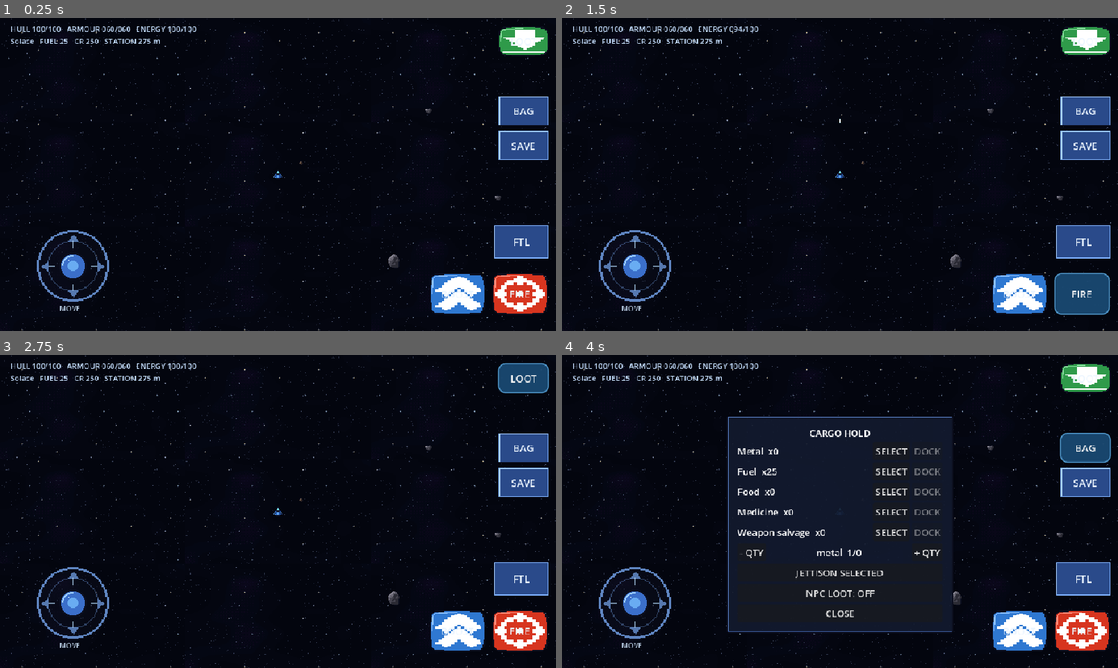
Above: before the commit, frames 1-4 (two rows, left to right).
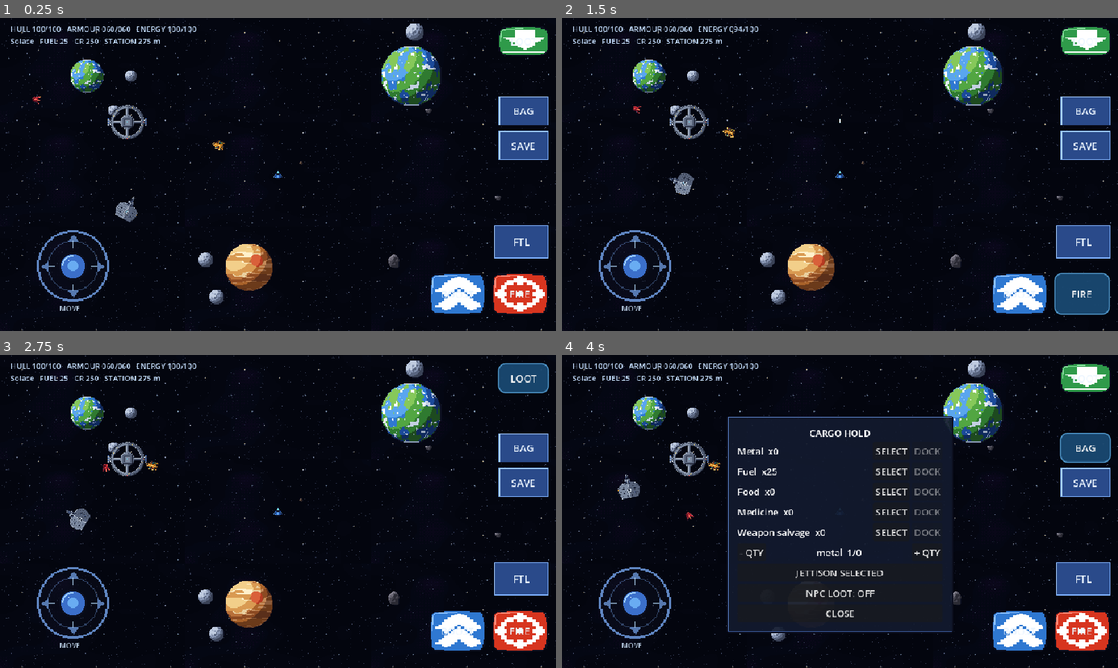
Above: after the commit, the same moments.

Repository: DARTVADER1-DROID/Star-Forge
Game: Godot game, scene res://scenes/main.tscn
Two runs of this game, one before a commit and one after it. Both use one fixed random seed, a clock stepped at 60 frames per second and the inputs below.
Inputs:
- Up to frame 1 (0.25 s): no input
- Up to frame 2 (1.5 s): click "BOOST" at 0.5 s; click "FIRE" at 1.25 s
- Up to frame 3 (2.75 s): click "LOOT" at 2 s
- Up to frame 4 (4 s): click "FTL" at 2.75 s; click "BAG" at 3.5 s

The runs differ from the first frame. In frame 1, 4.1% of the frame differs, in the area x 5-80%, y 1-92%; in frame 2, 4.1%; in frame 3, 4.1%; in frame 4, 2.9%.
Error before the commit: Invalid assignment of property or key 'texture_name' with value of type 'String' on a base object of type 'StaticBody2D (PlanetBody)'. (res://scripts/world/sys…

Commit message:
Use shared data-driven celestial definitions in gameplay and maps

Diff:
--- a/scripts/ui/system_map.gd
+++ b/scripts/ui/system_map.gd
@@ -31,21 +31,20 @@
 
 func _rebuild_body_points() -> void:
     _body_points.clear()
-    var station_data: Array = definition.get("station_position",[480,270])
-    _body_points["STATION"] = Vector2(float(station_data[0]),float(station_data[1]))
-    var planet_count := int(definition.get("planet_count",2))
-    var moon_count := int(definition.get("moon_count",0))
-    var planets: Array[Vector2] = []
-    for index in range(planet_count):
-        var point := Vector2(150.0+float(index)*280.0,100.0+float(index%2)*330.0)
-        planets.append(point)
-        _body_points["PLANET %d" % (index+1)] = point
-    for moon_index in range(moon_count):
-        if planets.is_empty():
-            break
-        var parent: Vector2 = planets[moon_index % planets.size()]
-        var angle := float(moon_index)*2.399
-        _body_points["MOON %d" % (moon_index+1)] = parent+Vector2(cos(angle),sin(angle))*76.0
+    _body_points["STATION"] = SystemLayout.station_position(definition)
+    for planet_data: Dictionary in SystemLayout.planet_definitions(definition):
+        var planet_name := str(planet_data.get("name",planet_data.get("id","PLANET")))
+        var planet_position := _read_position(planet_data.get("position",[480,270]))
+        _body_points[planet_name] = planet_position
+        for moon_data: Variant in planet_data.get("moons",[]):
+            if moon_data is Dictionary:
+                var moon_name := str(moon_data.get("name",moon_data.get("id","MOON")))
+                _body_points[moon_name] = planet_position+_read_position(moon_data.get("offset",[76,0]))
+
+static func _read_position(raw: Variant) -> Vector2:
+    if raw is Array and raw.size() >= 2:
+        return Vector2(float(raw[0]),float(raw[1]))
+    return Vector2.ZERO
 
 func _draw() -> void:
     draw_rect(Rect2(Vector2.ZERO,size),Color(0.015,0.035,0.075,0.92),true)
@@ -67,55 +66,48 @@
         draw_circle(Vector2(480,270),12.0,Color(1.0,0.82,0.48,1.0))
         draw_arc(Vector2(480,270),12.0,0.0,TAU,32,Color(1.0,0.92,0.72,1.0),2.0)
 
-    var planet_count := int(definition.get("planet_count",2))
-    var planets: Array[Vector2] = []
-    for index in range(planet_count):
-        var point := Vector2(150.0+float(index)*280.0,100.0+float(index%2)*330.0)
-        planets.append(point)
+    for planet_data: Dictionary in SystemLayout.planet_definitions(definition):
+        var point := _read_position(planet_data.get("position",[480,270]))
+        var radius := float(planet_data.get("radius",32.0))
+        var planet_name := str(planet_data.get("name",planet_data.get("id","PLANET")))
         var orbit_radius := point.distance_to(Vector2(480,270))
         var orbit_texture := AssetLibrary.load_texture("orbit_ring_96.png")
         if orbit_texture != null:
             draw_texture_rect(orbit_texture,Rect2(Vector2(480-orbit_radius,270-orbit_radius),Vector2(orbit_radius*2.0,orbit_radius*2.0)),false)
         else:
             draw_arc(Vector2(480,270),orbit_radius,0.0,TAU,72,Color(0.35,0.55,0.72,0.18),1.0)
-        var radius := 30.0+float(index%3)*12.0
-        var planet_texture := AssetLibrary.load_texture("planet_terran_64.png") if index%2==0 else AssetLibrary.load_texture("planet_gas_96.png")
+        var planet_texture := AssetLibrary.load_texture(str(planet_data.get("texture","planet_terran_64.png")))
         if planet_texture != null:
             draw_texture_rect(planet_texture,Rect2(point-Vector2(radius,radius),Vector2(radius*2.0,radius*2.0)),false)
         else:
-            var body_color := Color(0.32,0.70,0.82) if index%2==0 else Color(0.68,0.50,0.88)
-            draw_circle(point,radius,body_color)
+            draw_circle(point,radius,Color(0.32,0.70,0.82))
             draw_arc(point,radius,0.0,TAU,32,Color(0.86,0.94,1.0,0.92),2.0)
-        if selected_body == "PLANET %d" % (index+1):
+        if selected_body == planet_name:
             draw_arc(point,radius+8.0,0.0,TAU,32,Color(1.0,0.78,0.36,1.0),2.0)
-        draw_string(ThemeDB.fallback_font,point+Vector2(-110.0,radius+30.0),"PLANET %d" % (index+1),HORIZONTAL_ALIGNMENT_CENTER,220.0,28,Color(0.88,0.94,1.0,0.95))
+        draw_string(ThemeDB.fallback_font,point+Vector2(-110.0,radius+30.0),planet_name,HORIZONTAL_ALIGNMENT_CENTER,220.0,28,Color(0.88,0.94,1.0,0.95))
+        for moon_data: Variant in planet_data.get("moons",[]):
+            if not moon_data is Dictionary:
+                continue
+            var moon_name := str(moon_data.get("name",moon_data.get("id","MOON")))
+            var moon_point := point+_read_position(moon_data.get("offset",[76,0]))
+            var moon_size := float(moon_data.get("radius",12.0))*2.0
+            var moon_texture := AssetLibrary.load_texture(str(moon_data.get("texture","planet_moon_32.png")))
+            if moon_texture != null:
+                draw_texture_rect(moon_texture,Rect2(moon_point-Vector2.ONE*moon_size*0.5,Vector2.ONE*moon_size),false)
+            else:
+                draw_circle(moon_point,moon_size*0.5,Color(0.52,0.58,0.68,1.0))
+            if selected_body == moon_name:
+                draw_arc(moon_point,moon_size*0.5+7.0,0.0,TAU,24,Color(1.0,0.78,0.36,1.0),2.0)
 
-    var moon_count := int(definition.get("moon_count",0))
-    for moon_index in range(moon_count):
-        if planets.is_empty():
-            break
-        var parent: Vector2 = planets[moon_index % planets.size()]
-        var angle := float(moon_index)*2.399
-        var moon_point := parent+Vector2(cos(angle),sin(angle))*76.0
-        var moon_texture := AssetLibrary.load_texture("planet_moon_32.png")
-        var moon_size := 24.0+float(moon_index%3)*6.0
-        if moon_texture != null:
-            draw_texture_rect(moon_texture,Rect2(moon_point-Vector2(moon_size,moon_size)*0.5,Vector2(moon_size,moon_size)),false)
+    var asteroid_texture := AssetLibrary.load_texture("asteroid_small_01.png")
+    for raw_point: Variant in SystemLayout.asteroid_positions(definition):
+        var asteroid_point := _read_position(raw_point)
+        if asteroid_texture != null:
+            draw_texture_rect(asteroid_texture,Rect2(asteroid_point-Vector2(10,10),Vector2(20,20)),false)
         else:
-            draw_circle(moon_point,moon_size*0.5,Color(0.52,0.58,0.68,1.0))
-        if selected_body == "MOON %d" % (moon_index+1):
-            draw_arc(moon_point,20.0,0.0,TAU,24,Color(1.0,0.78,0.36,1.0),2.0)
+            draw_circle(asteroid_point,7.0,Color(0.58,0.60,0.64,0.95))
 
-    if bool(definition.get("has_asteroids",false)):
-        var asteroid_texture := AssetLibrary.load_texture("asteroid_small_01.png")
-        for asteroid_point in [Vector2(520,250),Vector2(680,420),Vector2(860,310),Vector2(740,160)]:
-            if asteroid_texture != null:
-                draw_texture_rect(asteroid_texture,Rect2(asteroid_point-Vector2(10,10),Vector2(20,20)),false)
-            else:
-                draw_circle(asteroid_point,7.0,Color(0.58,0.60,0.64,0.95))
-
-    var station_data: Array = definition.get("station_position",[480,270])
-    var station := Vector2(float(station_data[0]),float(station_data[1]))
+    var station := SystemLayout.station_position(definition)
     var station_texture := AssetLibrary.load_texture("station_ring_hub.png")
     if station_texture != null:
         draw_texture_rect(station_texture,Rect2(station-Vector2(30,30),Vector2(60,60)),false)
--- a/scripts/world/planet_body.gd
+++ b/scripts/world/planet_body.gd
@@ -4,6 +4,7 @@
 @export var body_id := "unassigned_planet"
 @export var body_name := "Unknown Planet"
 @export var body_radius := 38.0
+@export var texture_name := "planet_terran_64.png"
 @export var body_color := Color(0.22,0.48,0.68)
 @export var interaction_radius := 110.0
 
@@ -15,12 +16,6 @@
     var collision := CollisionShape2D.new()
     collision.shape = shape
     add_child(collision)
-
-    var texture_name := "planet_moon_32.png"
-    if body_radius >= 50.0:
-        texture_name = "planet_gas_96.png"
-    elif body_radius > 18.0:
-        texture_name = "planet_terran_64.png"
 
     var texture := AssetLibrary.load_texture(texture_name)
     if texture != null:
--- a/tests/test_runner.gd
+++ b/tests/test_runner.gd
@@ -187,7 +187,7 @@
     var body_points: Dictionary = map.get("_body_points")
     if body_points.size() != 9:
         failures.append("System map should expose the station, three planets and five moons in Solace.")
-    if not body_points.has("STATION") or not body_points.has("PLANET 1"):
+    if not body_points.has("STATION") or not body_points.has("Solace 1"):
         failures.append("System map is missing expected celestial body markers.")
     map.free()
 
